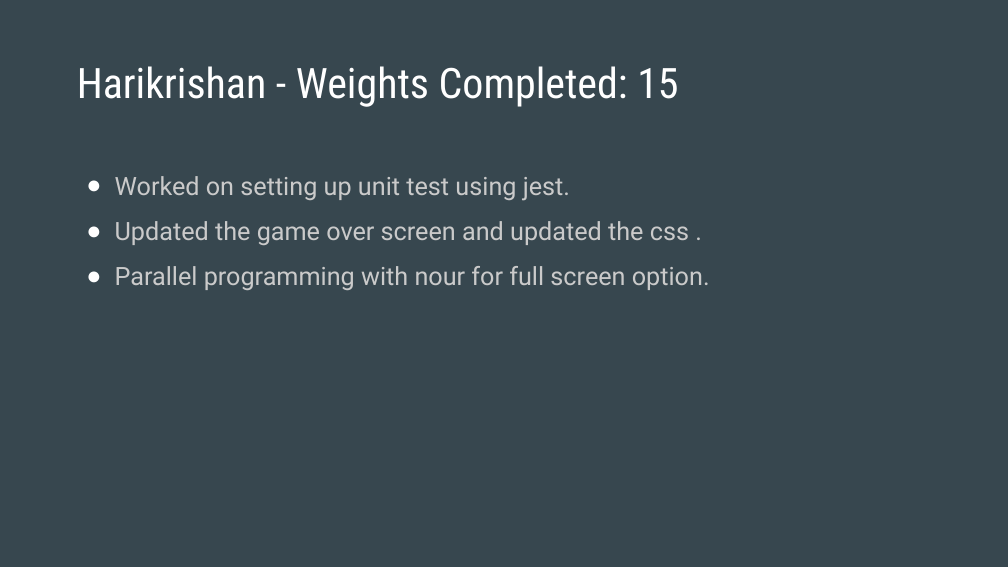
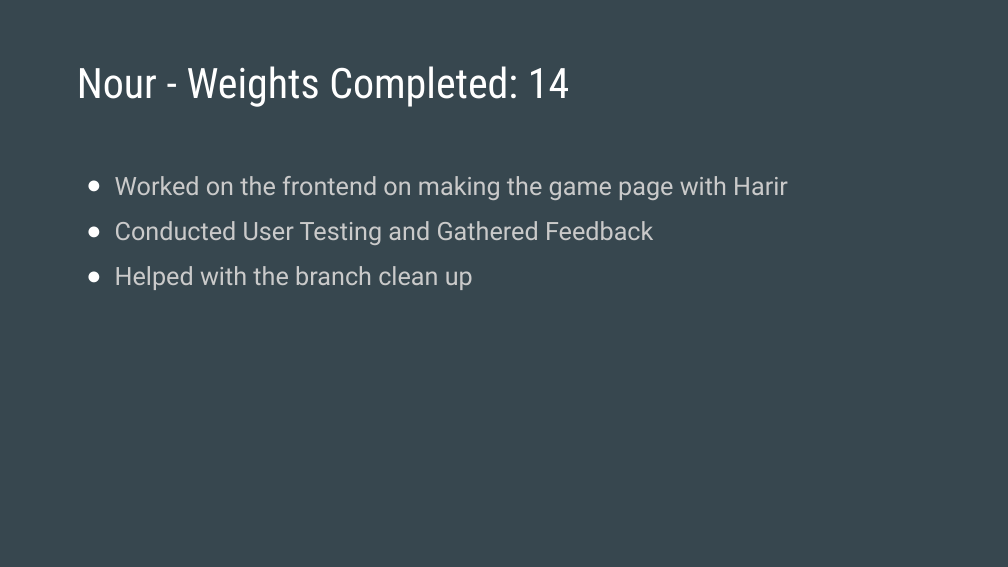
Before and after one commit to rehan-code/Game-Library-Web-App, a slide deck: slide 8 of CIS4250_Retrospective.pptx. Drawn at 1008x567 pixels with LibreOffice and Linux fonts; fonts in the diff are those of the drawing. Boxes give left, top, right and bottom in pixels: in the first picture for what was removed or moved away, otherwise in the second. Text is boxed around its words. In the diff, an @@ line names an element or a change of style, - is before the commit and + after.

```diff
--- a/CIS4250_Retrospective.pptx
+++ b/CIS4250_Retrospective.pptx
@@ title at [77,66,569,107]: text changed @@
-Harikrishan - Weights Completed: 15
+Nour - Weights Completed: 14
@@ text at [115,176,788,290]: text changed @@
-● Worked on setting up unit test using jest.
-● Updated the game over screen and updated the css .
-● Parallel programming with nour for full screen option.
+● Worked on the frontend on making the game page with Harir
+● Conducted User Testing and Gathered Feedback
+● Helped with the branch clean up
```
Also in this commit, not shown: 9 other slides changed, 2 slides added, 2 slides removed.
